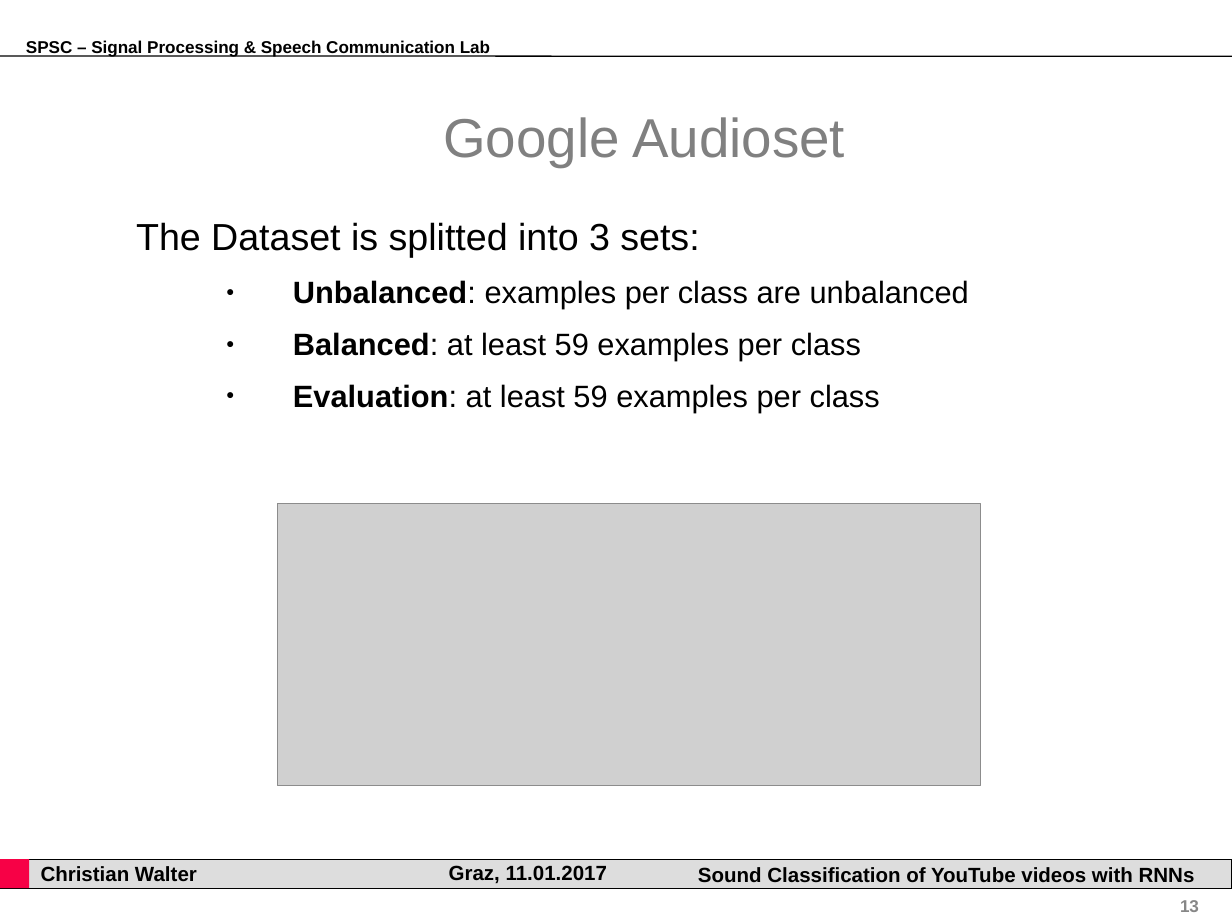
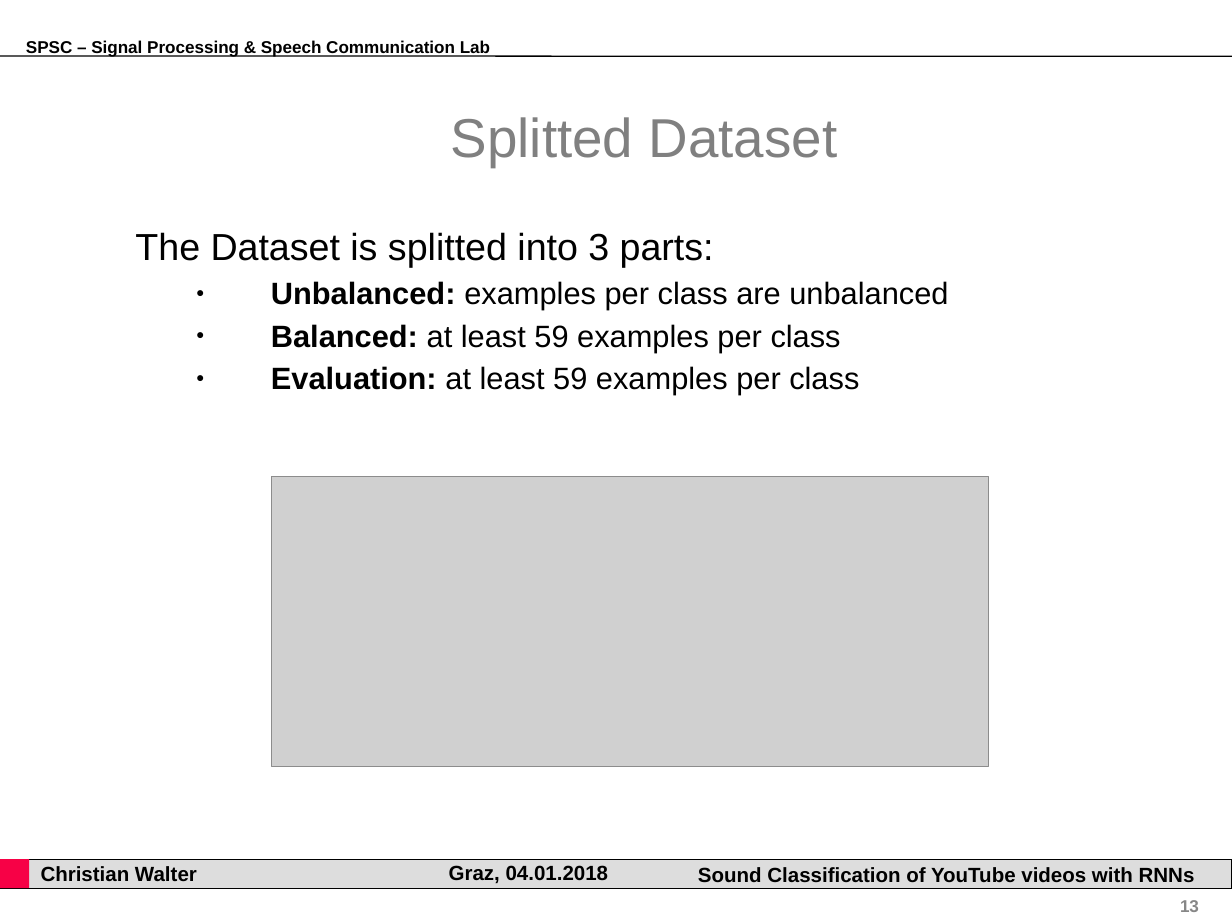
Before and after one commit to gartenschlaefer/present, a slide deck: slide 13 of bachelor_thesis/bachelor_thesis.ppt. Drawn at 1232x924 pixels with LibreOffice and Linux fonts; fonts in the diff are those of the drawing; grey boxes stand for pictures; background and template pictures are left out. Boxes give left, top, right and bottom in pixels: in the first picture for what was removed or moved away, otherwise in the second. Text is boxed around its words. In the diff, an @@ line names an element or a change of style, - is before the commit and + after.

```diff
--- a/bachelor_thesis/bachelor_thesis.ppt
+++ b/bachelor_thesis/bachelor_thesis.ppt
@@ title at box(451, 117, 838, 167): text changed @@
-Google Audioset
+Splitted Dataset
@@ text "The Dataset is splitted into ...": place and size @@
-text "The Dataset is splitted into ..." at box(136, 222, 969, 412)
+text "The Dataset is splitted into ..." at box(135, 232, 948, 395)
@@ text at box(135, 232, 714, 268): text changed @@
-The Dataset is splitted into 3 sets:
+The Dataset is splitted into 3 parts:
@@ text at box(271, 281, 948, 395): bold on in "Unbalanced:", "Balanced:", "Evaluation:"; list level 2 to 1 in "Unbalanced: examples per class are ..."; list level 2 to 1 in "Balanced: at least 59 examples ..."; list level 2 to 1 in "Evaluation: at least 59 examples ..." @@
@@ picture: place and size @@
-picture at box(277, 504, 979, 786)
+picture at box(271, 477, 988, 766)
@@ text at box(449, 865, 609, 883): text changed @@
-Graz, 11.01.2017
+Graz, 04.01.2018
```
Also in this commit, not shown: 21 other slides changed, 4 slides added, 3 slides removed, 10 other files.
